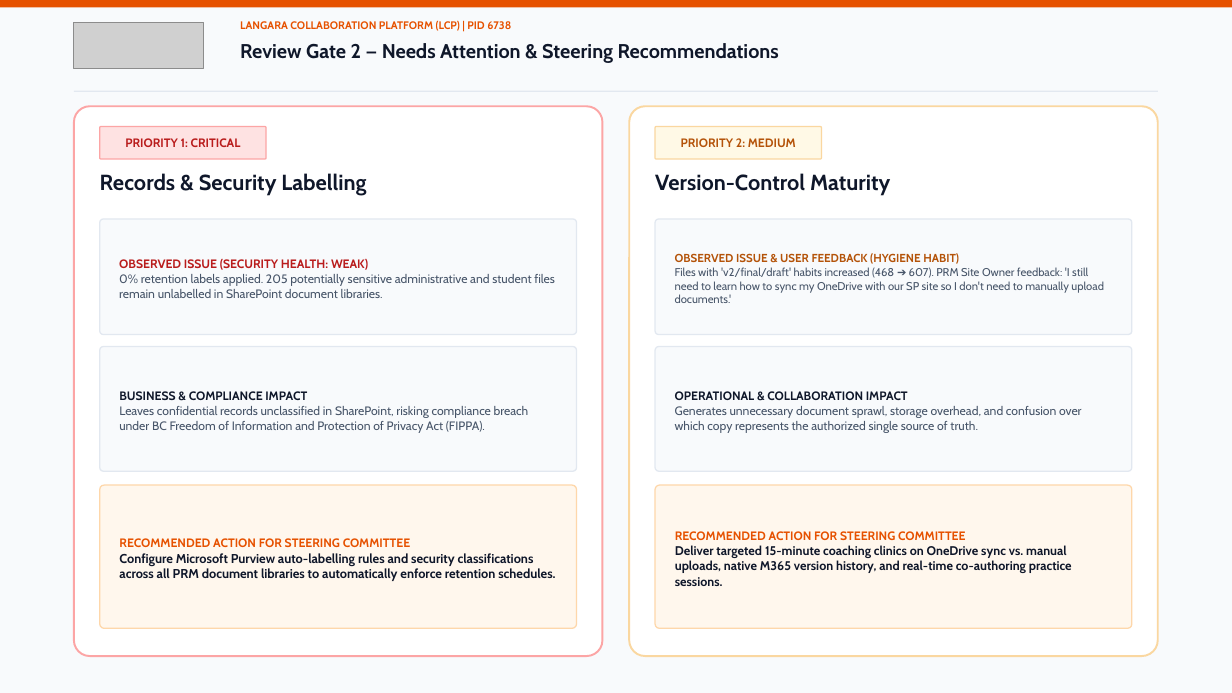
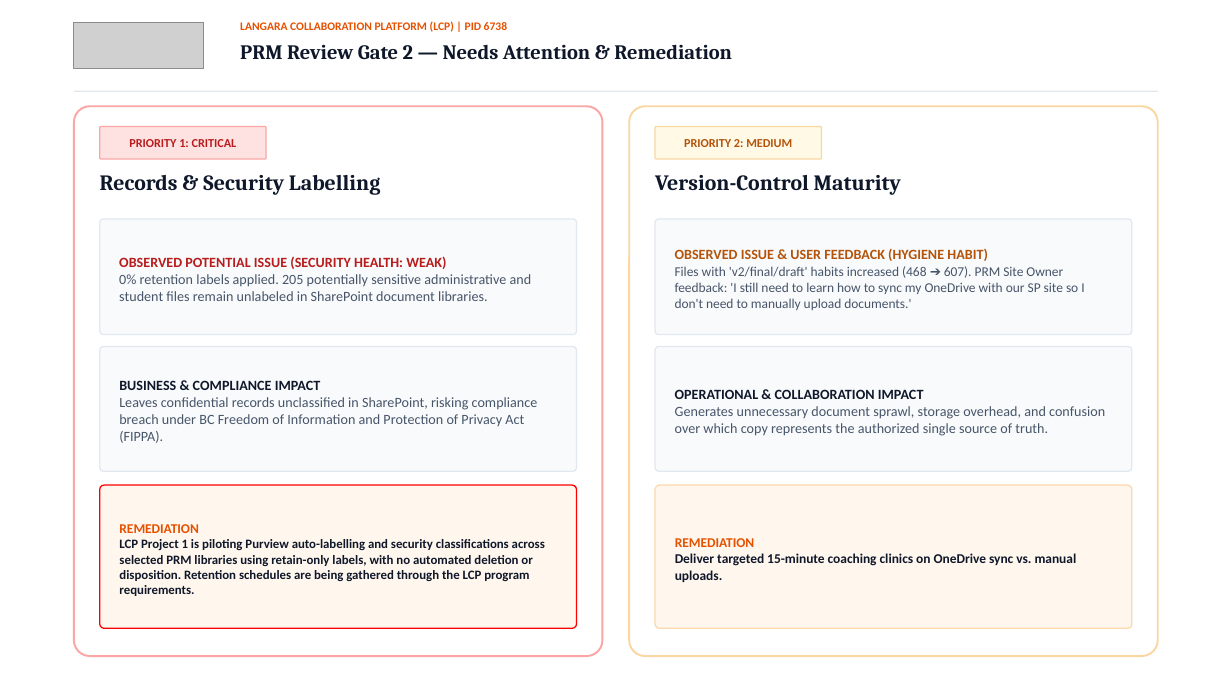
Before and after one commit to D2D99/talent-by-design, a slide deck: slide 8 of public/Langara_PRM_Executive_Scorecard.pptx (slide 5 before the commit). Drawn at 1232x693 pixels with LibreOffice and Linux fonts; fonts in the diff are those of the drawing; grey boxes stand for pictures; background and template pictures are left out. Boxes give left, top, right and bottom in pixels: in the first picture for what was removed or moved away, otherwise in the second. Text is boxed around its words. In the diff, an @@ line names an element or a change of style, - is before the commit and + after.

Commit message:
new_feedback_changes

```diff
--- a/public/Langara_PRM_Executive_Scorecard.pptx
+++ b/public/Langara_PRM_Executive_Scorecard.pptx
@@ rectangle at box(0, 0, 1232, 693): fill #F8FAFC to #FFFFFF @@
@@ rectangle removed at box(0, 0, 1232, 7) @@
@@ text "LANGARA COLLABORATION PLATFORM (LCP) | ..." at box(240, 21, 507, 32): size 8.5 to 9 pt, font Cabin to Calibri @@
@@ text at box(240, 44, 732, 60): text changed; size 15.5 to 16 pt; font Cabin to Cambria @@
-Review Gate 2 — Needs Attention & Steering Recommendations
+PRM Review Gate 2 — Needs Attention & Remediation
@@ rounded rectangle "PRIORITY 1: CRITICAL" at box(100, 127, 266, 159): font Cabin to Calibri @@
@@ rounded rectangle "PRIORITY 2: MEDIUM" at box(655, 127, 822, 159): font Cabin to Calibri @@
@@ text "Records & Security Labelling" at box(100, 175, 380, 195): font Cabin to Cambria @@
@@ text "Version-Control Maturity" at box(655, 175, 901, 195): font Cabin to Cambria @@
@@ rounded rectangle "OBSERVED ISSUE & USER FEEDBACK ..." at box(655, 219, 1132, 335): size 9 to 11 pt in "OBSERVED ISSUE & USER FEEDBACK (HYGIENE HABIT)"; font Cabin to Calibri; size 8.8 to 10.5 pt in "Files with 'v2/final/draft' habits increased (468 ➔ ..." @@
@@ text in rounded rectangle at box(119, 256, 532, 301): text changed; size 9.5 to 11 pt; font Cabin to Calibri @@
-OBSERVED ISSUE (SECURITY HEALTH: WEAK)
-0% retention labels applied. 205 potentially sensitive administrative and student files remain unlabelled in SharePoint document libraries.
+OBSERVED POTENTIAL ISSUE (SECURITY HEALTH: WEAK)
+0% retention labels applied. 205 potentially sensitive administrative and student files remain unlabeled in SharePoint document libraries.
@@ rounded rectangle "BUSINESS & COMPLIANCE IMPACT" at box(100, 347, 577, 471): size 9.5 to 11 pt, font Cabin to Calibri @@
@@ rounded rectangle "OPERATIONAL & COLLABORATION IMPACT" at box(655, 347, 1132, 471): size 9.5 to 11 pt, font Cabin to Calibri @@
@@ rounded rectangle "REMEDIATION" at box(100, 485, 577, 628): outline #FED7AA 1 pt to #FF0000 1 pt @@
@@ text in rounded rectangle at box(119, 524, 545, 596): text changed; font Cabin to Calibri @@
-RECOMMENDED ACTION FOR STEERING COMMITTEE
-Configure Microsoft Purview auto-labelling rules and security classifications across all PRM document libraries to automatically enforce retention schedules.
+REMEDIATION
+LCP Project 1 is piloting Purview auto-labelling and security classifications across selected PRM libraries using retain-only labels, with no automated deletion or disposition. Retention schedules are being gathered through the LCP program requirements.
@@ text in rounded rectangle at box(675, 538, 1077, 582): text changed; size 9.8 to 10.5 pt; font Cabin to Calibri @@
-RECOMMENDED ACTION FOR STEERING COMMITTEE
-Deliver targeted 15-minute coaching clinics on OneDrive sync vs. manual uploads, native M365 version history, and real-time co-authoring practice sessions.
+REMEDIATION
+Deliver targeted 15-minute coaching clinics on OneDrive sync vs. manual uploads.
```
Also in this commit, not shown: 6 other slides changed, 4 slides added, 2 other files.
